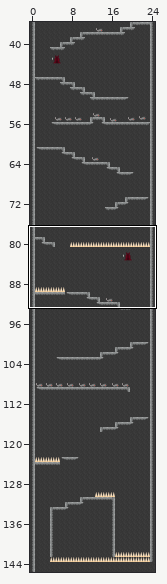
A Tiled map (JSON) gets an edit: assets/maps/level-chamine.json. Above, an overview of the earlier version with the close-up marked.
Close-up. The starting point:
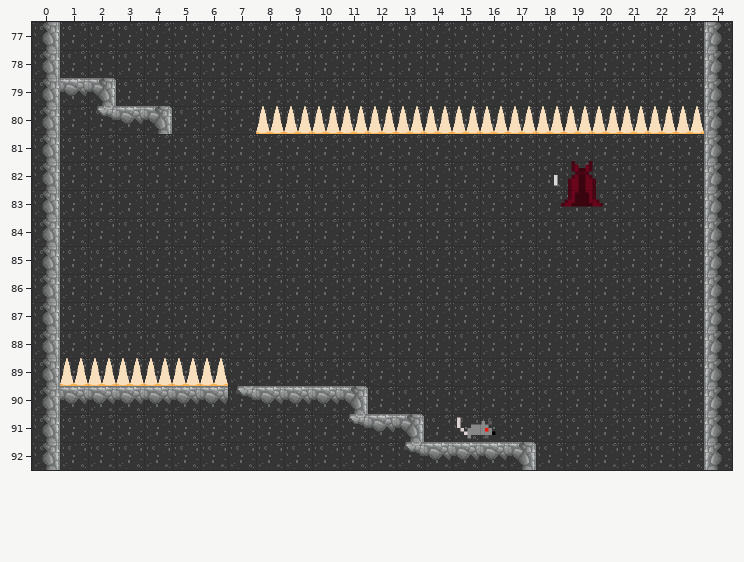
Cells are 32x32 px. Shown: x 0..24, y 77..92. The commit also changed other parts of the map, which this record leaves out. The old version is drawn lined up with the new one.
Now the later version:
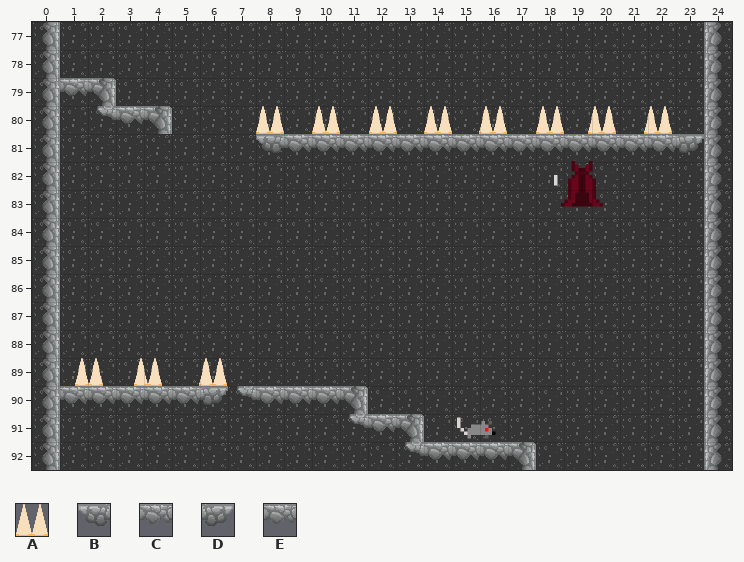
Key: from "estacas": A 0; from "tiled-fases": B 24, C 25, D 27, E 57.
_ is an empty cell.
Objects are placed by their top-left corner, in cells (3,4 is the top-left corner of cell 3,4); size is 1x1 cell unless given.
Message: Apply Objects layers: Sticks & Flames
From old to new:
map size 25x150 -> 25x155 cells
Layer "Walls":
y 80: x 9 A -> _; x 11..13 AAA -> ___; x 15..17 AAA -> ___; x 19..23 AAAAA -> _____
y 81: x 8..23 ________________ -> BCCCCCCCCCCCCCCD
y 89: x 1..6 AAAAAA -> ______
y 90: x 6 E -> D
Layer "Sticks" (added):
added: A "stick" at 12,80
added: A "stick" at 16,80
added: A "stick" at 19.9,80
added: A "stick" at 21.9,80
added: A "stick" at 6,89
added: A "stick" at 3.7,89
added: A "stick" at 1.5,89
